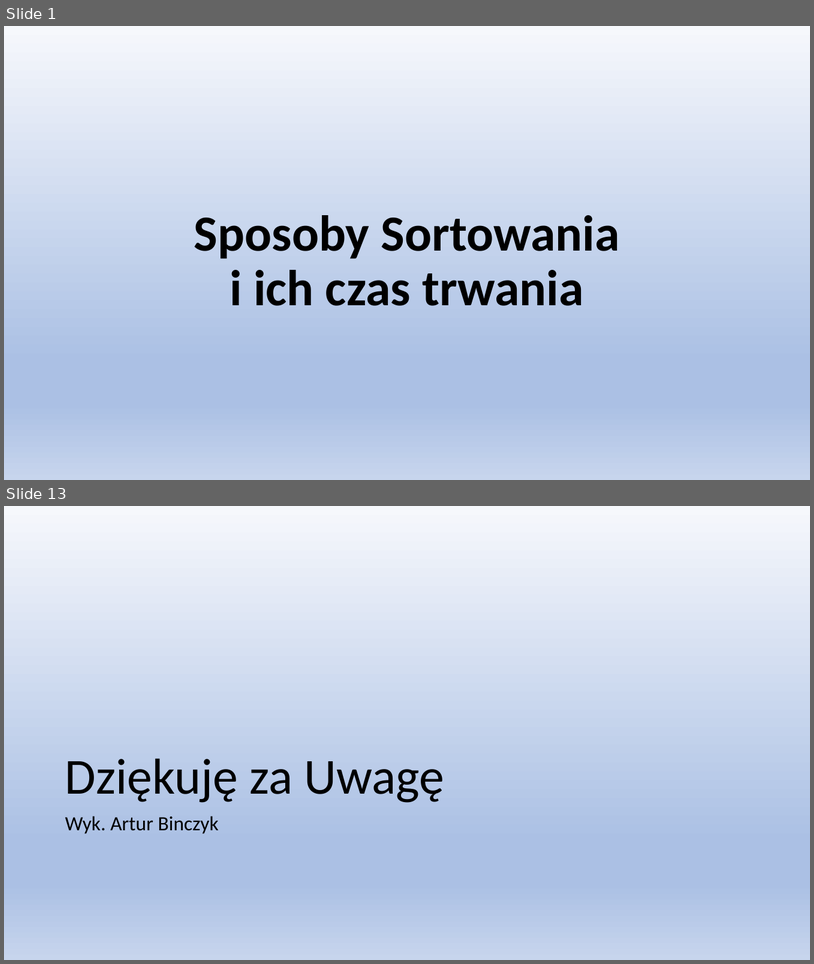
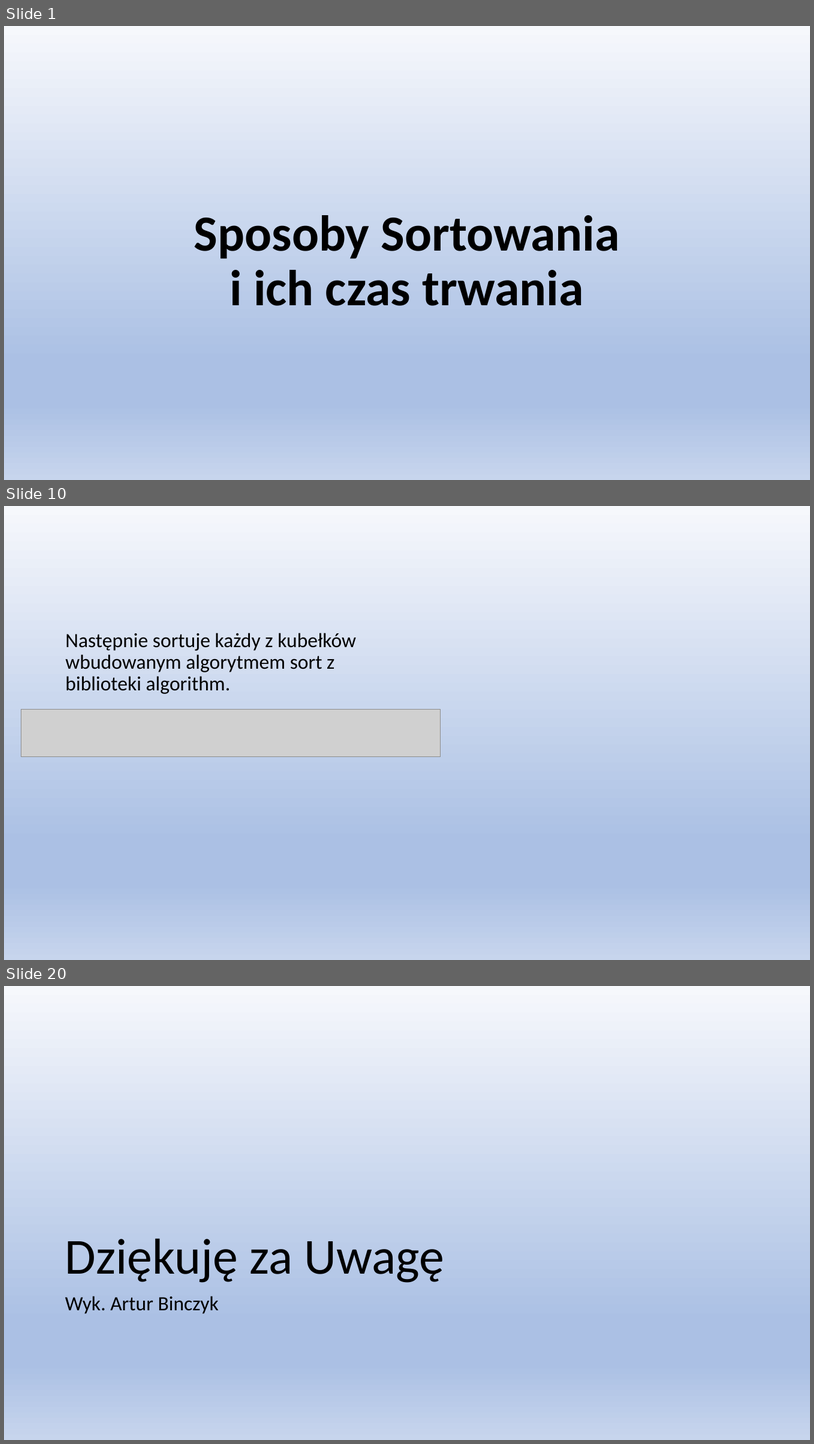
Before and after one commit to Binio77/Nowy-folder, a slide deck: Sposoby Sortowania.pptx. Shown one above the other, each under a label of ours: slides 1 and 13 before the commit, slides 1, 10 and 20 after it; the slides between them are not shown. The pictures are 814x964 and 814x1444 pixels, drawn with LibreOffice and Linux fonts; fonts in the diff are those of the drawing; grey boxes stand for pictures. Boxes give left, top, right and bottom in pixels: in the first picture for what was removed or moved away, otherwise in the second. Text is boxed around its words. In the diff, an @@ line names an element or a change of style, - is before the commit and + after.

```diff
--- a/Sposoby Sortowania.pptx
+++ b/Sposoby Sortowania.pptx
@@ slide 10 added at box(4, 506, 810, 960), background gradient #F6F8FC to #ABC0E4 to #C7D5ED @@
@@ text added at box(65, 633, 356, 694), 24 pt, text #000000 @@
+Następnie sortuje każdy z kubełków wbudowanym algorytmem sort z biblioteki algorithm.
@@ picture added at box(21, 709, 441, 756) @@
@@ what was slide 13 is now slide 20 @@
```
Also in this commit, not shown: 11 slides changed, 6 other slides added.
